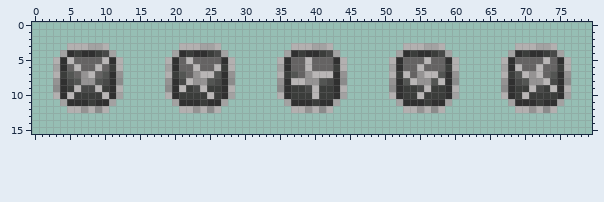
File history of a sprite sheet, 2DHorrorGame/Assets/Artwork/Vents/SpinningFan_NORMAL16.png. The picture above is the old version.
The file is 80x16 pixels. Colours within 5 levels of each other are drawn and written as one.
And afterwards:
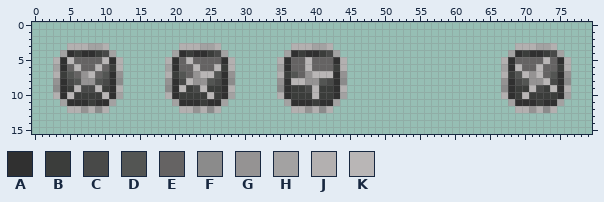
Palette (. is transparent): A #303030  B #3b3d3b  C #484948  D #535553  E #656363  F #8b8b8b  G #959393  H #a3a2a2  J #b3b0b0  K #b9b6b6
Difference:
@@ x 49..62 @@
  2 ..............
- 3 ....JJJHHJ....
- 4 ...HABAABCH...
- 5 ..JAEEEKEEAJ..
- 6 ..HAEEKEEEBJ..
- 7 ..JBKEGKKDAG..
- 8 ..GADKGGDKAF..
- 9 ..FABBCKBBAJ..
-10 ..JABBKBBBAH..
-11 ...HAAABAAH...
-12 ....JJGJFJ....
+ 3 ..............
+ 4 ..............
+ 5 ..............
+ 6 ..............
+ 7 ..............
+ 8 ..............
+ 9 ..............
+10 ..............
+11 ..............
+12 ..............
 13 ..............
Where, in picture pixels (left, top, right, bottom), the same in both pictures:
erased: (389, 43, 459, 113)
